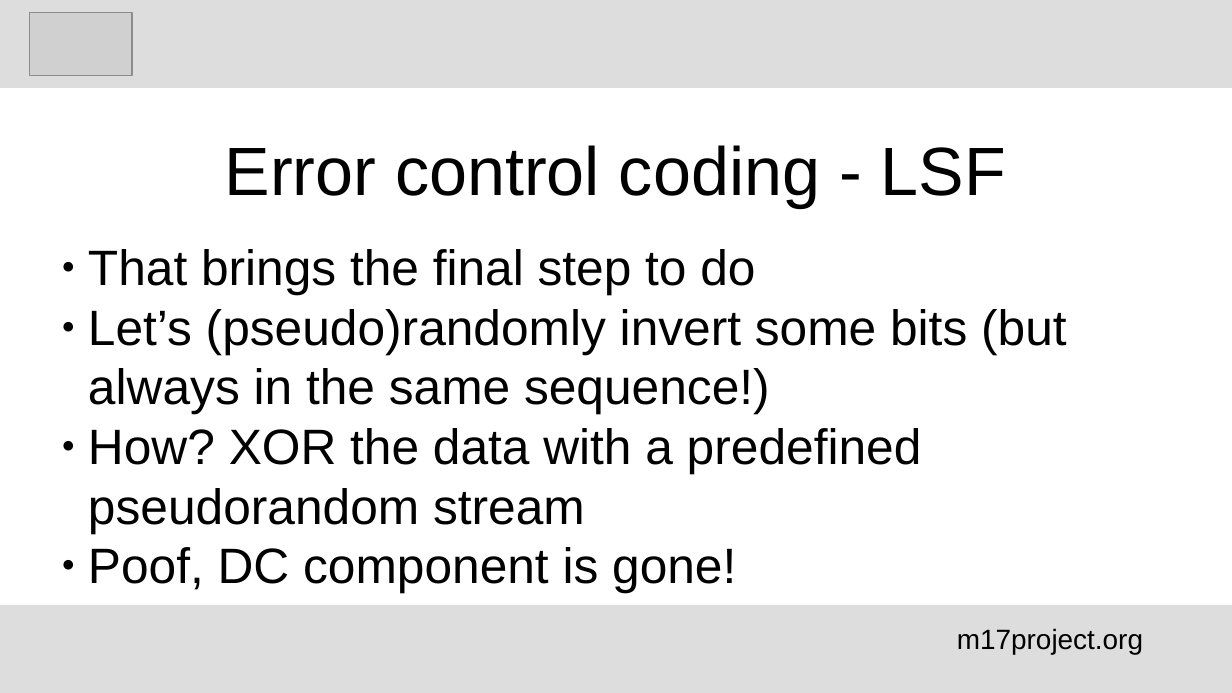
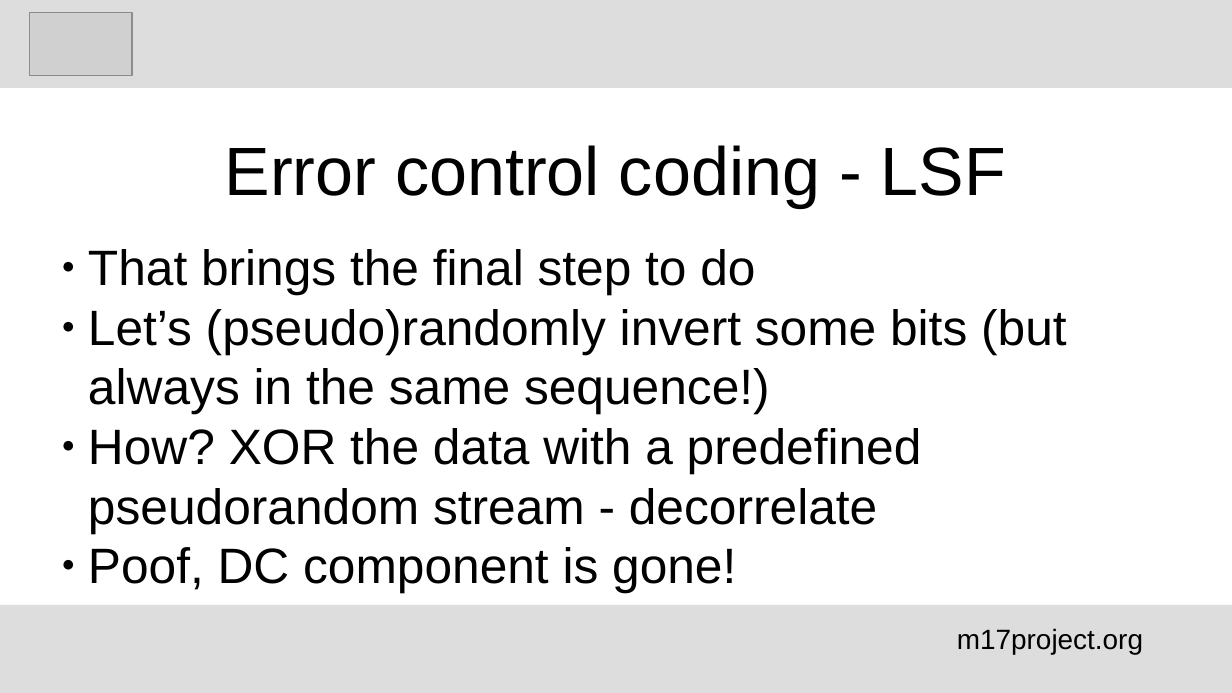
Before and after one commit to M17-Project/M17_education, a slide deck: slide 15 of English/M17_error control_schemes_en.odp (slide 14 before the commit). Drawn at 1232x693 pixels with LibreOffice and Linux fonts; fonts in the diff are those of the drawing; grey boxes stand for pictures. Boxes give left, top, right and bottom in pixels: in the first picture for what was removed or moved away, otherwise in the second. Text is boxed around its words. In the diff, an @@ line names an element or a change of style, - is before the commit and + after.

```diff
--- a/English/M17_error control_schemes_en.odp
+++ b/English/M17_error control_schemes_en.odp
@@ subtitle at box(88, 428, 922, 533): text changed @@
-● How? XOR the data with a predefined pseudorandom stream
+● How? XOR the data with a predefined pseudorandom stream - decorrelate
```
Also in this commit, not shown: 1 other slide changed, 3 slides added, 1 other file.
